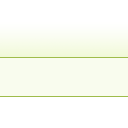
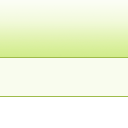
Two versions of the same layered image (128 × 128). Layer-by-layer changes:
added layer "Ebene 3 Kopie 2" (multiply) above "Ebene 3 Kopie" over [0, 22, 128, 57]
added layer "Ebene 3 Kopie" above "Ebene 3" over [0, 0, 128, 57]
